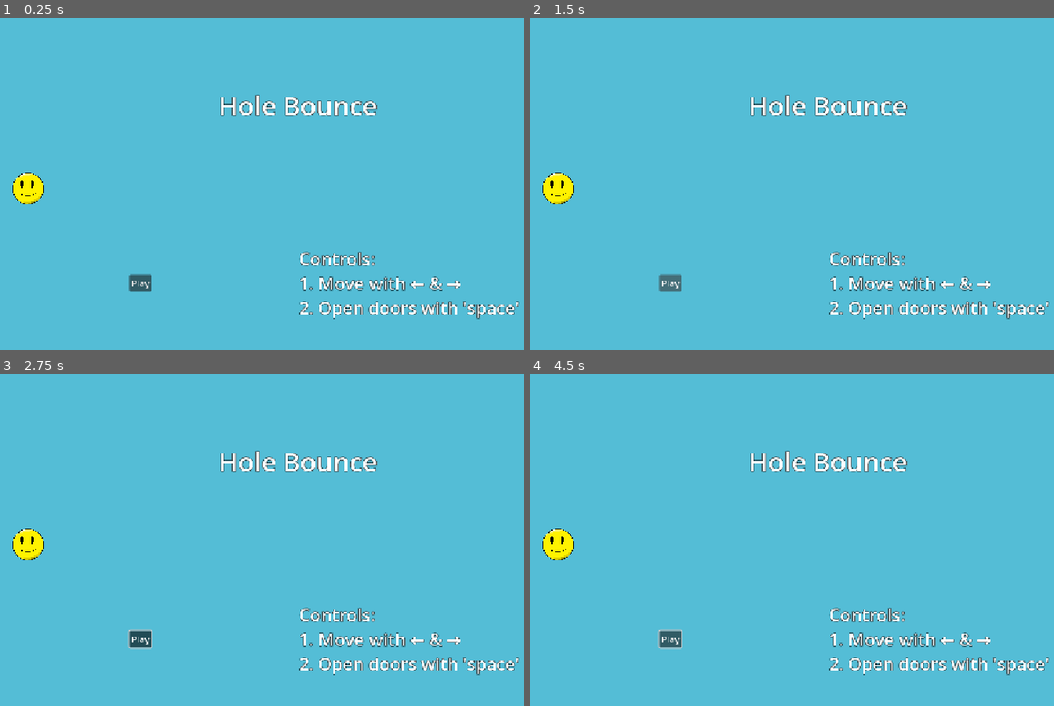
Above: before the commit, frames 1-4 (two rows, left to right).
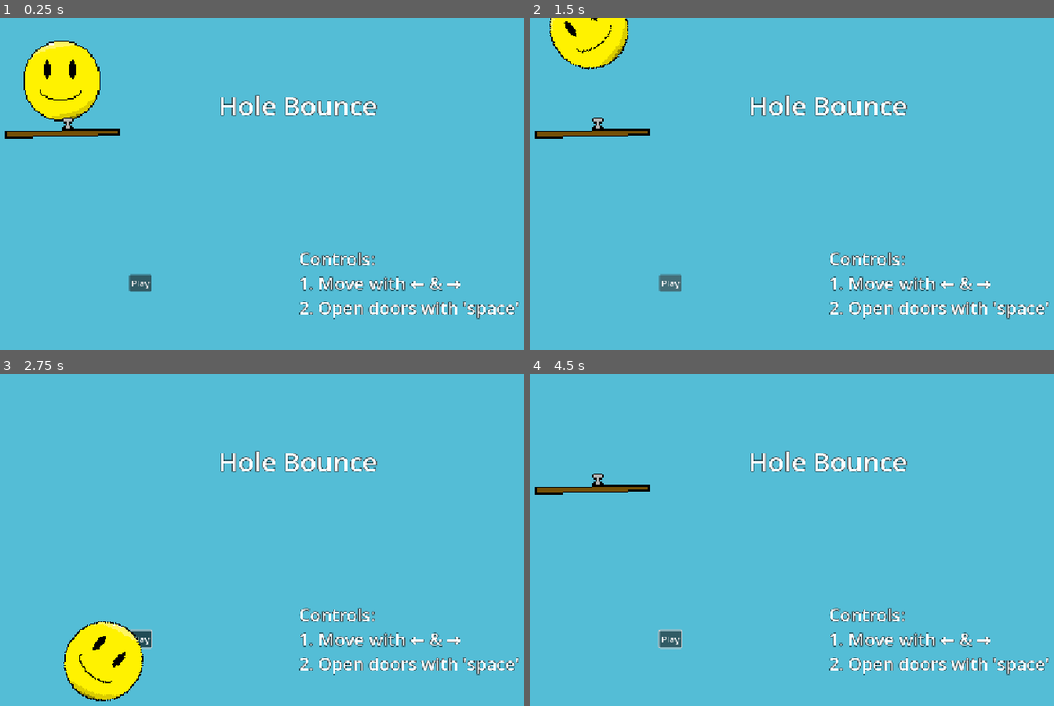
Above: after the commit, the same moments.

Repository: cyan-teal/hole-bounce
Game: Godot game, scene res://start_menu.tscn
Same seed, same stepped clock (60 frames per second), same inputs: the game is played once before the commit and once after it. This scene is started directly instead of the project's main scene.
Inputs (mouse positions are in pixels of both pictures, inside the frame that each line leads up to):
- Up to frame 1 (0.25 s): no input
- Up to frame 2 (1.5 s): click "Play" at 0.5 s; click "Play" at 1.25 s
- Up to frame 3 (2.75 s): move the mouse to (434, 533) at 2.02 s; hold Right (go_right) from 2.03 s (still down); hold Space (pass) from 2.03 s (still down)
- Up to frame 4 (4.5 s): move the mouse to (702, 569) at 2.77 s; release Right (go_right) at 2.78 s; release Space (pass) at 2.78 s; hold Left (go_left) 2.78-3.53 s; tap Space (pass) at 2.85, 4.35 s; tap Enter at 3.5 s; move the mouse to (891, 473) at 3.52 s; hold Space (pass) 3.53-4.28 s; hold Right (go_right) from 3.53 s (still down); move the mouse to (797, 619) at 4.27 s

The runs differ from the first frame. In frame 1, 3.8% of the frame differs, in the area x 0-23%, y 6-57%; in frame 2, 2.9%; in frame 3, 3.3%; in frame 4, 1.0%.

Commit message:
Change start menu

Diff:
--- a/hole-bounce/start_menu.tscn
+++ b/hole-bounce/start_menu.tscn
@@ -1,7 +1,8 @@
 [gd_scene format=3 uid="uid://cyrqum1i61r80"]
 
 [ext_resource type="Script" uid="uid://b3lybcbp2vp0x" path="res://scripts/start_button.gd" id="1_jwbto"]
-[ext_resource type="Texture2D" uid="uid://cpsm7tj76dhok" path="res://pixil-frame-0.png" id="2_ia0g5"]
+[ext_resource type="PackedScene" uid="uid://71piecawb4d5" path="res://scenes/player.tscn" id="2_vpdu5"]
+[ext_resource type="PackedScene" uid="uid://dc3ifb2nhulun" path="res://scenes/hole.tscn" id="3_vpdu5"]
 
 [node name="StartMenu" type="Control" unique_id=1991292221]
 layout_mode = 3
@@ -10,10 +11,6 @@
 anchor_bottom = 1.0
 grow_horizontal = 2
 grow_vertical = 2
-
-[node name="PixilFrame0" type="Sprite2D" parent="." unique_id=91649897]
-position = Vector2(84, 313)
-texture = ExtResource("2_ia0g5")
 
 [node name="VBoxContainer" type="VBoxContainer" parent="." unique_id=1659289672]
 layout_mode = 1
@@ -56,3 +53,9 @@
 1. Move with ← & →
 2. Open doors with 'space'"
 fit_content = true
+
+[node name="Player" parent="." unique_id=244388843 instance=ExtResource("2_vpdu5")]
+position = Vector2(151, 88)
+
+[node name="Hole" parent="." unique_id=682024800 instance=ExtResource("3_vpdu5")]
+position = Vector2(140, 179)
